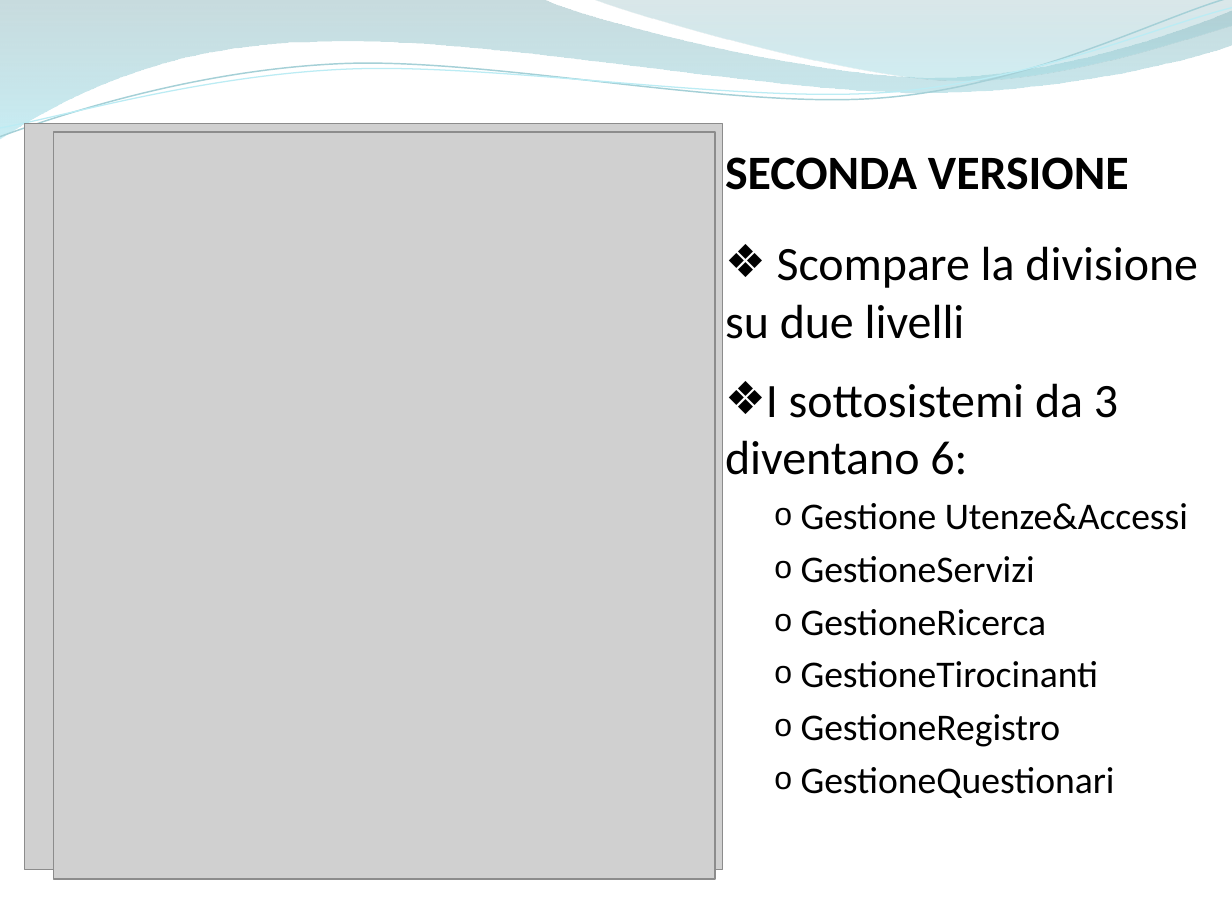
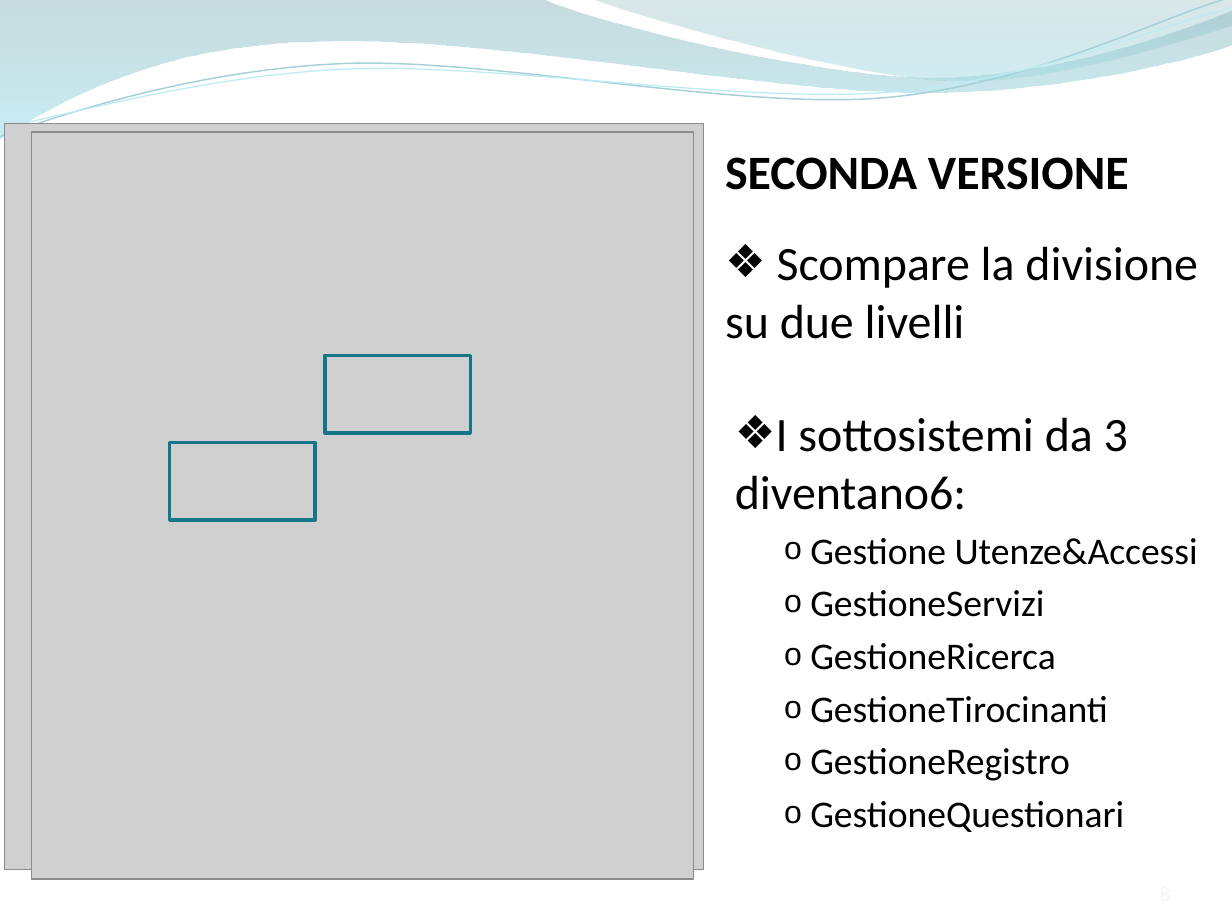
Before and after one commit to ammirate/at-silo, a slide deck: slide 8 of Presentazione/Atsilo2/Ferrara/Ferrara_M_PresentazioneFinale.pptx. Drawn at 1232x924 pixels with LibreOffice and Linux fonts; fonts in the diff are those of the drawing; grey boxes stand for pictures. Boxes give left, top, right and bottom in pixels: in the first picture for what was removed or moved away, otherwise in the second. Text is boxed around its words. In the diff, an @@ line names an element or a change of style, - is before the commit and + after.

```diff
--- a/Presentazione/Atsilo2/Ferrara/Ferrara_M_PresentazioneFinale.pptx
+++ b/Presentazione/Atsilo2/Ferrara/Ferrara_M_PresentazioneFinale.pptx
@@ picture: place and size @@
-picture at [25, 123, 723, 869]
+picture at [5, 123, 703, 869]
@@ picture: place and size @@
-picture at [53, 132, 715, 878]
+picture at [32, 132, 694, 878]
@@ rectangle added at [325, 355, 471, 432], outline #167689 2 pt @@
@@ text at [725, 383, 1188, 798]: paragraphs removed @@
-❖ I sottosistemi da 3 diventano 6:
-  o Gestione Utenze&Accessi
-  o GestioneServizi
-  o GestioneRicerca
-  o GestioneTirocinanti
-  o GestioneRegistro
-  o GestioneQuestionari
@@ text added at [735, 417, 1198, 832], 22 pt, text #000000 @@
+❖ I sottosistemi da 3 diventano6:
+  o Gestione Utenze&Accessi
+  o GestioneServizi
+  o GestioneRicerca
+  o GestioneTirocinanti
+  o GestioneRegistro
+  o GestioneQuestionari
@@ rectangle added at [170, 442, 315, 520], outline #167689 2 pt @@
```
Also in this commit, not shown: 12 other slides changed, 5 slides added, 3 slides removed.
